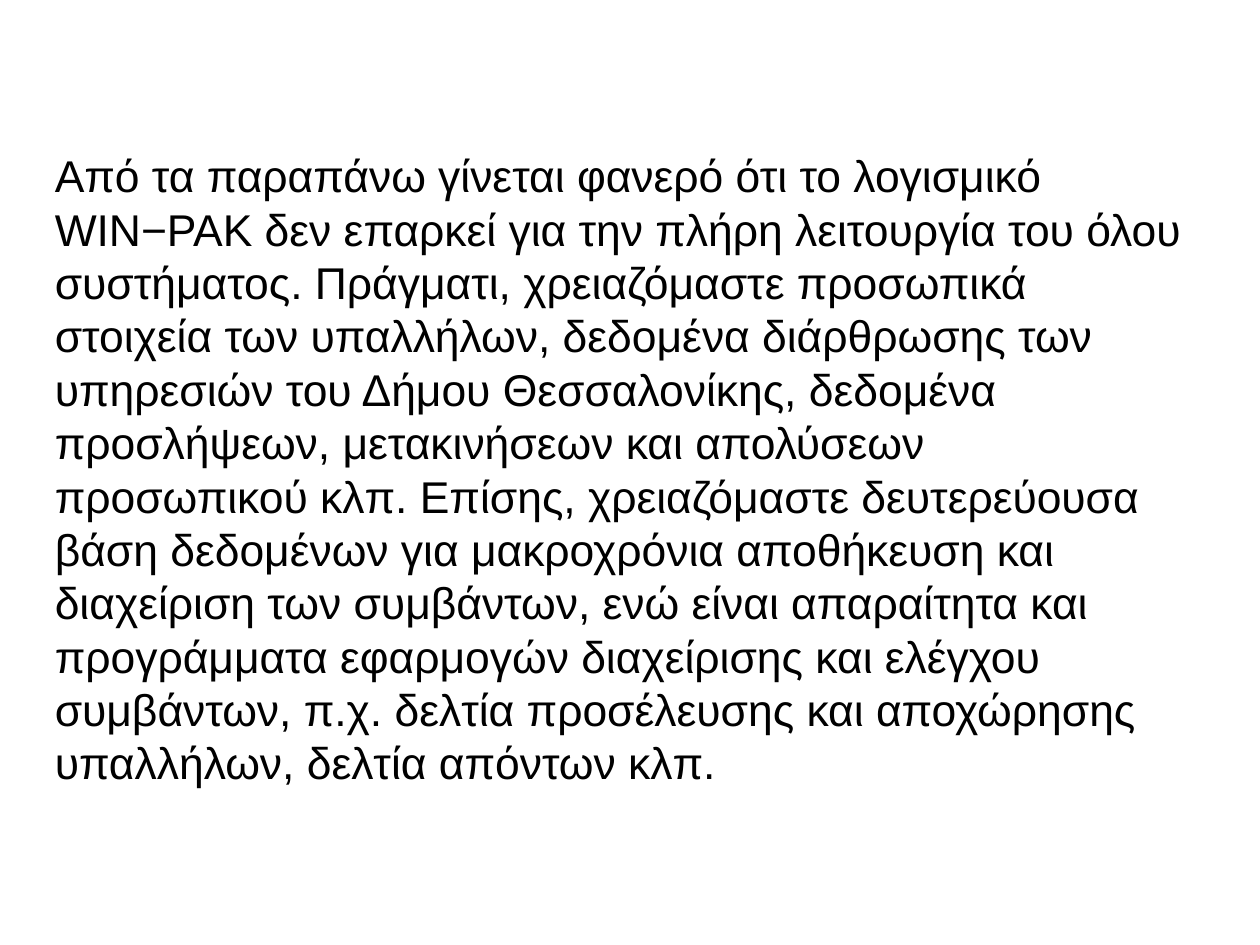
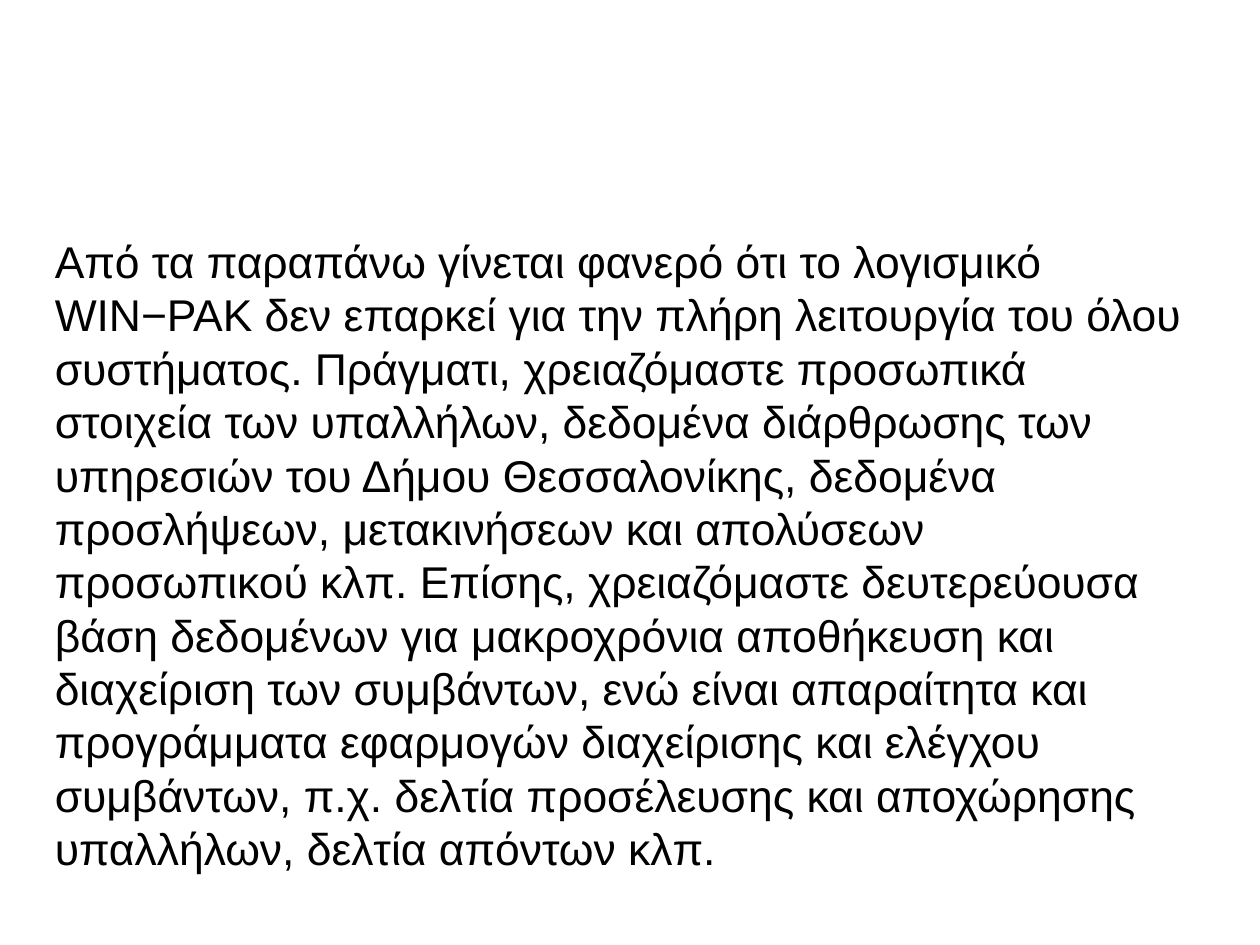
Before and after one commit to panos1962/letrak, a slide deck: slide 7 of misc/isagogi.odp. Drawn at 1260x945 pixels with LibreOffice and Linux fonts; fonts in the diff are those of the drawing; background and template pictures are left out. Boxes give left, top, right and bottom in pixels: in the first picture for what was removed or moved away, otherwise in the second. Text is boxed around its words. In the diff, an @@ line names an element or a change of style, - is before the commit and + after.

```diff
--- a/misc/isagogi.odp
+++ b/misc/isagogi.odp
@@ subtitle "Από τα παραπάνω γίνεται φανερό ...": place and size @@
-subtitle "Από τα παραπάνω γίνεται φανερό ..." at [55,158,1180,789]
+subtitle "Από τα παραπάνω γίνεται φανερό ..." at [55,244,1180,874]
```
Also in this commit, not shown: 7 other slides changed, 1 slide added.
